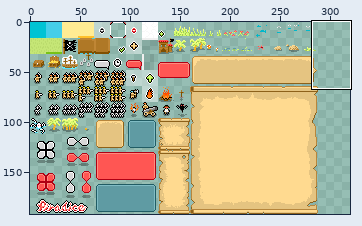
Edited in one commit: sprite sheet (media/sprites.png). The first picture is a wide view before the edit; the outline marks the close-up.
Close-up. As it was:
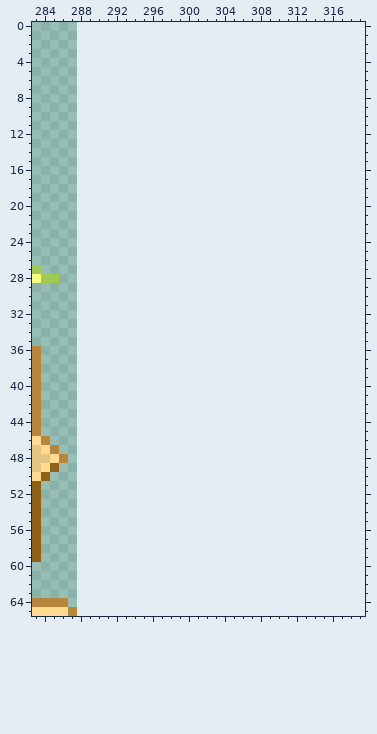
The file is 288x192 pixels. Pixels under 10% opacity are left out. Colours within 5 levels of each other are drawn and written as one. Shown: x 283..319, y 0..65. The old version is drawn lined up with the new one, on the new canvas.
After:
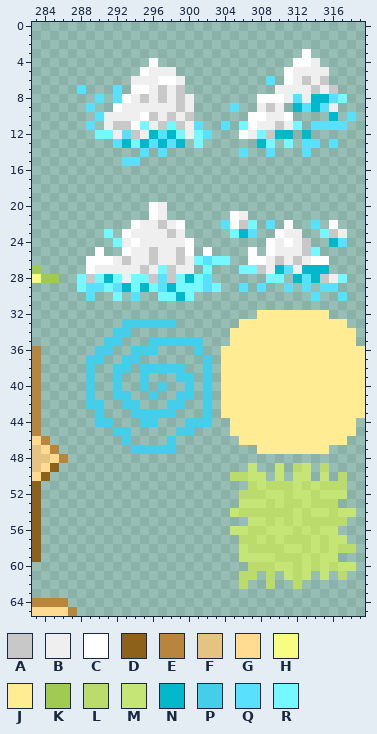
Palette (. is transparent): A #c8c8c8  B #efefef  C #ffffff  D #8d611a  E #b7863c  F #e5c481  G #ffda90  H #f7fd81  J #ffec93  K #a0ca52  L #bbdc6d  M #c5e676  N #00b8ca  P #45cee9  Q #59e0fc  R #75f8ff
Difference:
canvas 288x192 -> 320x192
y 3: x 313 . -> C
y 4: x 296 . -> C; x 312..314 ... -> CCB
y 5: x 295..298 .... -> CBBB; x 311..315 ..... -> CBBBB
y 6: x 294..299 ...... -> BBBCCB; x 309 . -> Q; x 311..315 ..... -> CBABA
y 7: x 288 . -> Q; x 292 . -> Q; x 294..299 ...... -> CCBABA; x 310..316 ....... -> BBBBABA
y 8: x 290 . -> Q; x 292..300 ......... -> QCBABABAB; x 308..317 .......... -> CCCBQBNNQR
y 9: x 289 . -> Q; x 292..300 ......... -> CBBBBBBAB; x 305 . -> Q; x 308..310 ... -> BAB; x 312..316 ..... -> NQNQB
y 10: x 290..300 ........... -> QBBBBCABABA; x 307..311 ..... -> CCBBC; x 316 . -> N; x 318 . -> Q
y 11: x 289 . -> Q; x 291..301 ........... -> BAACRBARABQ; x 304 . -> Q; x 306..312 ....... -> RCBBABR; x 314..317 .... -> QQQQ
y 12: x 290..302 ............. -> RRBQABNQNRBRQ; x 306..311 ...... -> CBRANN; x 313 . -> N
y 13: x 292..299 ........ -> QNRNQNQN; x 301 . -> R; x 308..309 .. -> NR; x 311 . -> R; x 313..314 .. -> QQ; x 316 . -> Q
y 14: x 295 . -> Q; x 297 . -> Q; x 306 . -> Q; x 309 . -> Q; x 313 . -> Q
y 15: x 293..294 .. -> QQ
y 20: x 296..297 .. -> CB
y 21: x 296..297 .. -> CB; x 305..306 .. -> CB
y 22: x 294..299 ...... -> CBBABC; x 304..307 .... -> QCAR; x 309 . -> Q; x 311 . -> C; x 314 . -> Q; x 316 . -> C
y 23: x 291 . -> R; x 293..299 ....... -> CBBBBAB; x 305..307 ... -> RNQ; x 310..312 ... -> CBB; x 315..317 ... -> RAB
y 24: x 292..300 ......... -> RBCBBBBBC; x 309..313 ..... -> CBCBA; x 316..317 .. -> NQ
y 25: x 290 . -> C; x 293..300 ........ -> CBBABBAC; x 302 . -> C; x 307 . -> C; x 309..314 ...... -> CBBBAR
y 26: x 289..304 ................ -> CCCBABBABBABRQRR; x 307..315 ......... -> CCBABABCC
y 27: x 289..300 ............ -> CBBBBBABRABB; x 302 . -> R; x 306..315 .......... -> RRABNQBNNN
y 28: x 288..302 ............... -> RARNRBRRAQARNRQ; x 309..310 .. -> RR; x 312..317 ...... -> NQNABR
y 29: x 288..303 ................ -> RQQRQNRNRQNRRRQR; x 306 . -> Q; x 308 . -> Q; x 311 . -> Q; x 313 . -> Q; x 315..316 .. -> QQ
y 30: x 289 . -> Q; x 292 . -> R; x 294 . -> Q; x 297..300 .... -> RRNR; x 314 . -> Q; x 317 . -> Q
y 32: x 308..315 ........ -> JJJJJJJJ
y 33: x 293..298 ...... -> PPPPPP; x 306..317 ............ -> JJJJJJJJJJJJ
y 34: x 292..293 .. -> PP; x 305..318 .............. -> JJJJJJJJJJJJJJ
y 35: x 291..292 .. -> PP; x 296..301 ...... -> PPPPPP; x 305..318 .............. -> JJJJJJJJJJJJJJ
y 36: x 290..291 .. -> PP; x 294..296 ... -> PPP; x 301 . -> P; x 304..319 ................ -> JJJJJJJJJJJJJJJJ
y 37: x 289..290 .. -> PP; x 293..294 .. -> PP; x 302 . -> P; x 304..319 ................ -> JJJJJJJJJJJJJJJJ
y 38: x 289 . -> P; x 292..293 .. -> PP; x 295..299 ..... -> PPPPP; x 302 . -> P; x 304..319 ................ -> JJJJJJJJJJJJJJJJ
y 39: x 289 . -> P; x 292 . -> P; x 295 . -> P; x 299..300 .. -> PP; x 302 . -> P; x 304..319 ................ -> JJJJJJJJJJJJJJJJ
y 40: x 289 . -> P; x 292 . -> P; x 295 . -> P; x 297 . -> P; x 300 . -> P; x 302 . -> P; x 304..319 ................ -> JJJJJJJJJJJJJJJJ
y 41: x 289 . -> P; x 292..293 .. -> PP; x 296 . -> P; x 299..300 .. -> PP; x 302 . -> P; x 304..319 ................ -> JJJJJJJJJJJJJJJJ
y 42: x 289..290 .. -> PP; x 293..294 .. -> PP; x 298..299 .. -> PP; x 302 . -> P; x 304..319 ................ -> JJJJJJJJJJJJJJJJ
y 43: x 290 . -> P; x 294..298 ..... -> PPPPP; x 302 . -> P; x 304..319 ................ -> JJJJJJJJJJJJJJJJ
y 44: x 290..291 .. -> PP; x 295..296 .. -> PP; x 300..302 ... -> PPP; x 305..318 .............. -> JJJJJJJJJJJJJJ
y 45: x 292..293 .. -> PP; x 299..300 .. -> PP; x 305..318 .............. -> JJJJJJJJJJJJJJ
y 46: x 293 . -> P; x 298 . -> P; x 306..317 ............ -> JJJJJJJJJJJJ
y 47: x 294..298 ..... -> PPPPP; x 308..315 ........ -> JJJJJJJJ
y 49: x 307 . -> M; x 310 . -> M; x 312..313 .. -> LM; x 315 . -> L
y 50: x 305..308 .... -> LLMM; x 310 . -> M; x 312..313 .. -> MM; x 315 . -> M; x 317 . -> L
y 51: x 307..317 ........... -> LMLLLMLMLLL
y 52: x 306..317 ............ -> LLLMMLMMLMMM
y 53: x 306..316 ........... -> MMMLMLLMLLL
y 54: x 305..318 .............. -> MLLLLLLMLMMLMM
y 55: x 307..317 ........... -> MMLMLMLLLLL
y 56: x 305..316 ............ -> MMLLMMMLMLMM
y 57: x 306..317 ............ -> LLMLMLLLMLMM
y 58: x 306..318 ............. -> MLLLLMMLMLMLL
y 59: x 306..316 ........... -> MMMMLLLMLMM
y 60: x 307..318 ............ -> LLLMMLMLMLMM
y 61: x 306..307 .. -> LL; x 309 . -> L; x 311..313 ... -> MLM; x 315 . -> M; x 317 . -> L
y 62: x 306 . -> L; x 309 . -> L; x 312 . -> L
Pixel boxes of the changes (left, top, right, bottom) in both close-ups:
added: (77, 49, 365, 589)
